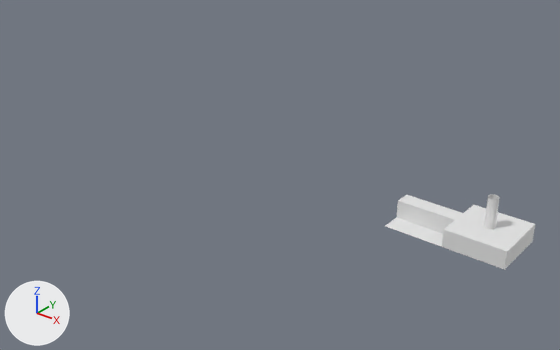
Two versions of the glTF model Levels/Level1.glb, one commit apart.
The view is the same before and after, from a 50 mm lens placed at (232.0, -590.0, 363.0), pointed at (-249.0, 11.0, -10.0). The lights are fixed; the arrows at lower left show +X, +Y and +Z. Where no turn or scale is listed for an object, it has been applied to the vertices.

The older version as bpy lines, for what is in view:
```python
me_cube_004 = bpy.data.meshes.new('Cube.004')
me_cube_004.from_pydata(...)  # a box spanning x -30.0..30.0, y -0.1..0.1, z -9.0..9.0
me_cube_011 = bpy.data.meshes.new('Cube.011')
me_cube_011.from_pydata(...)  # a box spanning x -30.0..30.0, y -0.1..0.1, z -9.0..9.0
me_cylinder_002 = bpy.data.meshes.new('Cylinder.002')
me_cylinder_002.from_pydata(...)  # 64 vertices, 64 faces; spans x -5.0..5.0, y -5.0..5.0, z -15.0..15.0
ob_corridorwall1 = bpy.data.objects.new('CorridorWall1', me_cube_011)
ob_corridorwall1.location = (-60.1, -8.1, 9.0)
ob_cylinder_001 = bpy.data.objects.new('Cylinder.001', me_cylinder_002)
ob_cylinder_001.location = (0.0, 0.0, 33.1)
ob_wall2 = bpy.data.objects.new('Wall2', me_cube_004)
ob_wall2.location = (0.0, -30.1, 9.0)
# also in view: 'MainHallSurface' at (-30.0, 0.0, 0.0); 'MainHallRoof' at (0.0, 0.0, 18.0); 'CorridorRoof' at (-60.0, 0.0, 18.0)
```
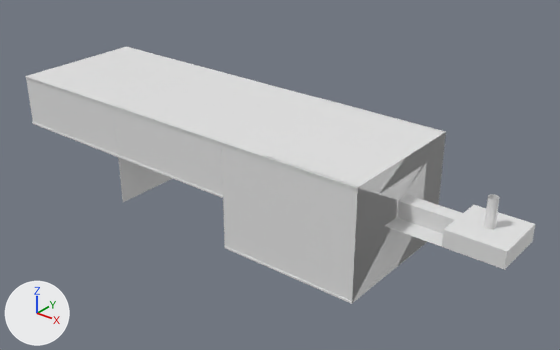
Where the change shows, as pixel boxes [x1, y1, x2, y2] in the pictures (560 x 350 px):
'Cube.005', added
    after: [221, 141, 358, 301]
'Cube.009', added
    after: [221, 98, 445, 190]
'Cube.010', added
    after: [113, 70, 317, 144]
'PlatformerWall1.001', added
    after: [352, 132, 446, 303]
'Cube.030', added
    after: [26, 47, 212, 107]
'Cube.017', added
    after: [114, 105, 223, 196]
'Cube.027', added
    after: [27, 76, 118, 155]
'PlatformerWall1.003', added
    after: [113, 107, 173, 202]
'Cube.008', added
    after: [224, 243, 426, 304]
'Cube.015', added
    after: [118, 155, 223, 198]
'Cube.029', added
    after: [32, 122, 118, 157]
'Cube.006', added
    after: [317, 97, 446, 147]
'PlatformerWall1.002', added
    after: [221, 151, 225, 242]

Patch to the scene script:
```diff
--- a/Levels/Level1.glb.py
+++ b/Levels/Level1.glb.py
@@ me_cube_048 @@
+me_cube_048.from_pydata(...)  # a box spanning x -1.0..1.0, y -80.0..80.0, z -30.0..30.0
@@ me_cube_044 @@
+me_cube_044.from_pydata(...)  # 16 vertices, 32 faces; spans x 0.0, y -80.0..80.0, z -60.0..60.0
@@ me_cube_040 @@
+me_cube_040.from_pydata(...)  # a box spanning x -80.0..80.0, y -1.0..1.0, z -30.0..30.0
@@ me_cube_042 @@
+me_cube_042.from_pydata(...)  # a box spanning x -80.0..80.0, y -80.0..80.0, z -1.0..1.0
@@ me_cube_010 @@
+me_cube_010.from_pydata(...)  # a box spanning x -80.0..80.0, y -1.0..1.0, z -60.0..60.0
@@ me_cube_009 @@
+me_cube_009.from_pydata(...)  # 16 vertices, 32 faces; spans x 0.0, y -80.0..80.0, z -60.0..60.0
@@ me_cube_015 @@
+me_cube_015.from_pydata(...)  # a box spanning x -10.0..10.0, y -14.0..14.0, z -1.0..1.0
@@ ob_cube_034 @@
+ob_cube_034 = bpy.data.objects.new('Cube.034', me_cube_048)
+ob_cube_034.location = (-571.3, 1.4, 29.4)
@@ ob_platformerwall1_003 @@
+ob_platformerwall1_003 = bpy.data.objects.new('PlatformerWall1.003', me_cube_044)
+ob_platformerwall1_003.location = (-410.4, 0.1, 0.0)
@@ ob_cube_027 @@
+ob_cube_027 = bpy.data.objects.new('Cube.027', me_cube_040)
+ob_cube_027.location = (-490.1, -78.7, 30.4)
@@ ob_cube_029 @@
+ob_cube_029 = bpy.data.objects.new('Cube.029', me_cube_042)
+ob_cube_029.location = (-490.1, -0.7, -0.6)
@@ ob_cube_030 @@
+ob_cube_030 = bpy.data.objects.new('Cube.030', me_cube_042.copy())
+ob_cube_030.location = (-490.1, -0.7, 59.4)
@@ ob_cube_010 @@
+ob_cube_010 = bpy.data.objects.new('Cube.010', me_cube_042.copy())
+ob_cube_010.location = (-330.1, -0.7, 59.4)
@@ ob_cube_015 @@
+ob_cube_015 = bpy.data.objects.new('Cube.015', me_cube_042.copy())
+ob_cube_015.location = (-330.1, -0.7, -0.6)
@@ ob_cube_017 @@
+ob_cube_017 = bpy.data.objects.new('Cube.017', me_cube_040.copy())
+ob_cube_017.location = (-330.1, -78.7, 30.4)
@@ ob_platformerwall1_002 @@
+ob_platformerwall1_002 = bpy.data.objects.new('PlatformerWall1.002', me_cube_044.copy())
+ob_platformerwall1_002.location = (-250.4, 0.1, 0.0)
@@ ob_cube_009 @@
+ob_cube_009 = bpy.data.objects.new('Cube.009', me_cube_042.copy())
+ob_cube_009.location = (-170.1, -0.7, 59.4)
@@ ob_cube_008 @@
+ob_cube_008 = bpy.data.objects.new('Cube.008', me_cube_042.copy())
+ob_cube_008.location = (-170.1, -0.7, -59.6)
@@ ob_cube_006 @@
+ob_cube_006 = bpy.data.objects.new('Cube.006', me_cube_010)
+ob_cube_006.location = (-170.1, 79.3, 0.4)
@@ ob_cube_005 @@
+ob_cube_005 = bpy.data.objects.new('Cube.005', me_cube_010.copy())
+ob_cube_005.location = (-170.1, -78.7, 0.4)
@@ ob_platformerwall1_001 @@
+ob_platformerwall1_001 = bpy.data.objects.new('PlatformerWall1.001', me_cube_009)
+ob_platformerwall1_001.location = (-90.1, 0.0, 0.0)
@@ ob_cube @@
+ob_cube = bpy.data.objects.new('Cube', me_cube_015)
+ob_cube.location = (-99.5, 0.0, -0.9)
```
